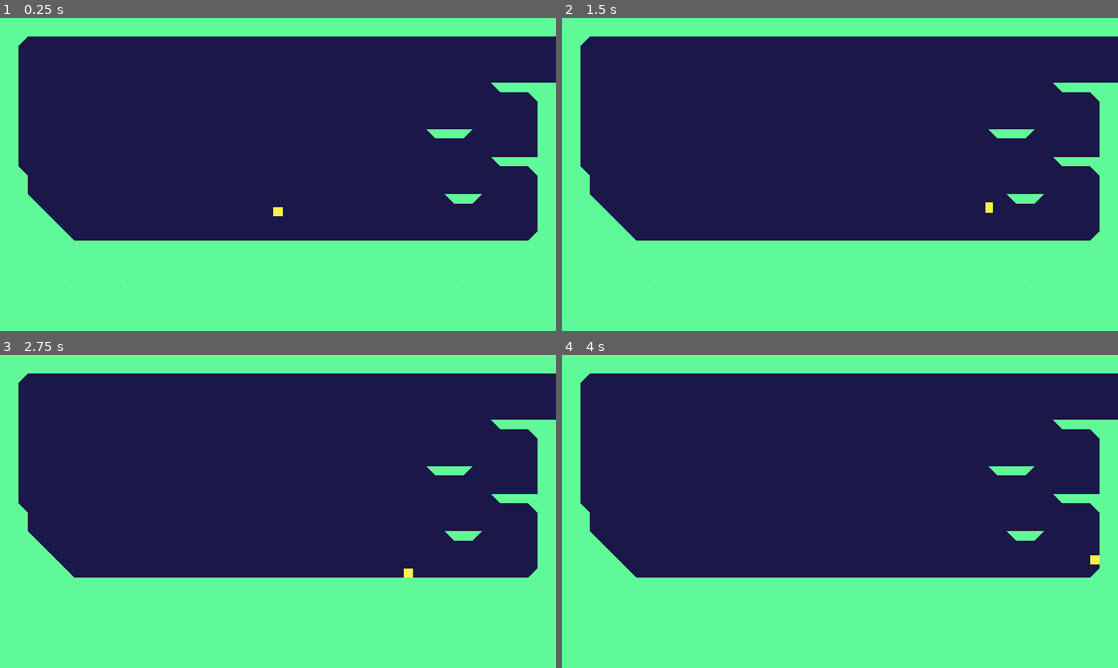
Above: before the commit, frames 1-4 (two rows, left to right).
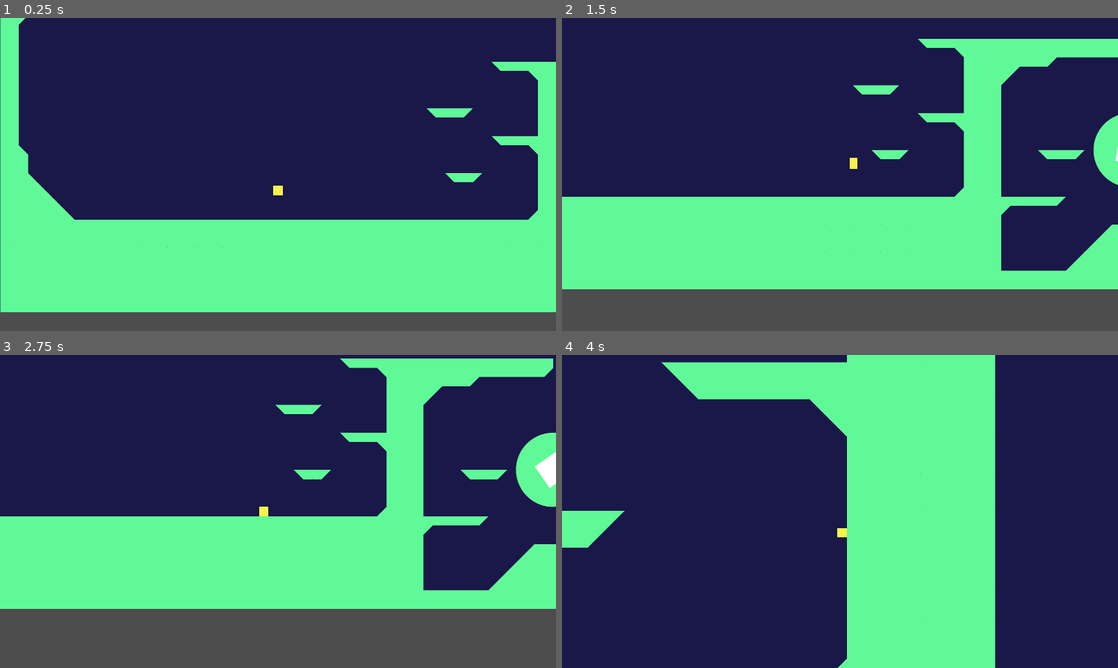
Above: after the commit, the same moments.

Repository: dh0001/microscopic
Game: Godot game, scene res://World/World.tscn
The game is run twice, just before and just after one commit, with the same random seed, the same clock (stepped at 60 frames per second) and the same inputs.
Inputs:
- Up to frame 1 (0.25 s): no input
- Up to frame 2 (1.5 s): hold Space (jump) 0.53-1.28 s; hold Right (ui_right) from 0.53 s (still down); tap Z (change_size, bound only after the commit) at 0.6 s; tap Space (jump) at 1.35 s
- Up to frame 3 (2.75 s): tap Space (jump) at 1.52, 1.82 s; tap Z (change_size, bound only after the commit) at 1.55, 2.1 s; release Right (ui_right) at 2.03 s; hold Left (ui_left) from 2.03 s (still down); hold Space (jump) from 2.03 s (still down)
- Up to frame 4 (4 s): release Left (ui_left) at 2.78 s; release Space (jump) at 2.78 s; hold Right (ui_right) from 2.78 s (still down); tap Z (change_size, bound only after the commit) at 2.85 s; tap Space (jump) at 3.02, 3.32 s; hold Space (jump) from 3.53 s (still down)

The runs differ from the first frame. In frame 1, 20% of the frame differs, in the area x 0-100%, y 0-100%; in frame 2, 40%; in frame 3, 46%; in frame 4, 50%.

Commit message:
add shrink expand

Diff:
--- a/Player/Player.gd
+++ b/Player/Player.gd
@@ -38,6 +38,7 @@
 var is_jumping := false
 # ----------------------------------- #
 
+var size = "normal"
 
 # All iputs we want to keep track of
 func get_input() -> Dictionary:
@@ -46,7 +47,8 @@
 		"y": int(Input.is_action_pressed("ui_down")) - int(Input.is_action_pressed("ui_up")),
 		"just_jump": Input.is_action_just_pressed("jump") == true,
 		"jump": Input.is_action_pressed("jump") == true,
-		"released_jump": Input.is_action_just_released("jump") == true
+		"released_jump": Input.is_action_just_released("jump") == true,
+		"change_size": Input.is_action_just_pressed("change_size") == true,
 	}
 
 
@@ -55,8 +57,22 @@
 	jump_logic(delta)
 	apply_gravity(delta)
 
+	size_change_logic()
+
 	timers(delta)
 	move_and_slide()
+
+func size_change_logic() -> void:
+	if get_input()["change_size"]:
+		var tween = self.create_tween()
+		if size == "small":
+			size = "normal"
+			tween.tween_property(self, "scale", Vector2(0.25, 0.25), 0.1)
+			tween.tween_property($ScreenCamera, "zoom", Vector2(4, 4), 0.1)
+		else:
+			size = "small"
+			tween.tween_property(self, "scale", Vector2(1, 1), 0.1)
+			tween.tween_property($ScreenCamera, "zoom", Vector2(1, 1), 0.1)
 
 
 func x_movement(delta: float) -> void:
--- a/World/World.gd
+++ b/World/World.gd
@@ -6,6 +6,7 @@
 	if Input.is_action_just_pressed("ui_cancel"):
 		swap_fullscreen_mode()
 
+
 func swap_fullscreen_mode():
 	if DisplayServer.window_get_mode() == DisplayServer.WINDOW_MODE_FULLSCREEN:
 		DisplayServer.window_set_mode(DisplayServer.WINDOW_MODE_MAXIMIZED)
--- a/World/World.tscn
+++ b/World/World.tscn
@@ -18,12 +18,18 @@
 
 [node name="TileMap" parent="." instance=ExtResource("2")]
 modulate = Color(0.376471, 0.976471, 0.596078, 1)
+position = Vector2(1, 0)
 scale = Vector2(0.125, 0.125)
 layer_0/tile_data = PackedInt32Array(65476, 65536, 1, 65477, 65536, 1, 65478, 65536, 1, 65479, 65536, 1, 65480, 65536,  …(26600 unchanged characters)…
 
 [node name="Player" parent="." instance=ExtResource("4")]
 position = Vector2(-960, 540)
 platform_wall_layers = 2
+
+[node name="ScreenCamera" parent="Player" instance=ExtResource("3")]
+position_smoothing_enabled = true
+position_smoothing_speed = 10.0
+script = null
 
 [node name="Platforms" type="Node2D" parent="."]
 
@@ -37,6 +43,3 @@
 
 [node name="CirclePlatform" parent="Platforms" instance=ExtResource("6")]
 position = Vector2(512, 608)
-
-[node name="ScreenCamera" parent="." instance=ExtResource("3")]
-target = NodePath("../Player")
--- a/project.godot
+++ b/project.godot
@@ -59,6 +59,11 @@
 , Object(InputEventKey,"resource_local_to_scene":false,"resource_name":"","device":-1,"window_id":0,"alt_pressed":false,"shift_pressed":false,"ctrl_pressed":false,"meta_pressed":false,"pressed":false,"keycode":4194320,"physical_keycode":0,"key_label":0,"unicode":0,"echo":false,"script":null)
 ]
 }
+change_size={
+"deadzone": 0.5,
+"events": [Object(InputEventKey,"resource_local_to_scene":false,"resource_name":"","device":-1,"window_id":0,"alt_pressed":false,"shift_pressed":false,"ctrl_pressed":false,"meta_pressed":false,"pressed":false,"keycode":0,"physical_keycode":90,"key_label":0,"unicode":122,"echo":false,"script":null)
+]
+}
 
 [layer_names]
 
